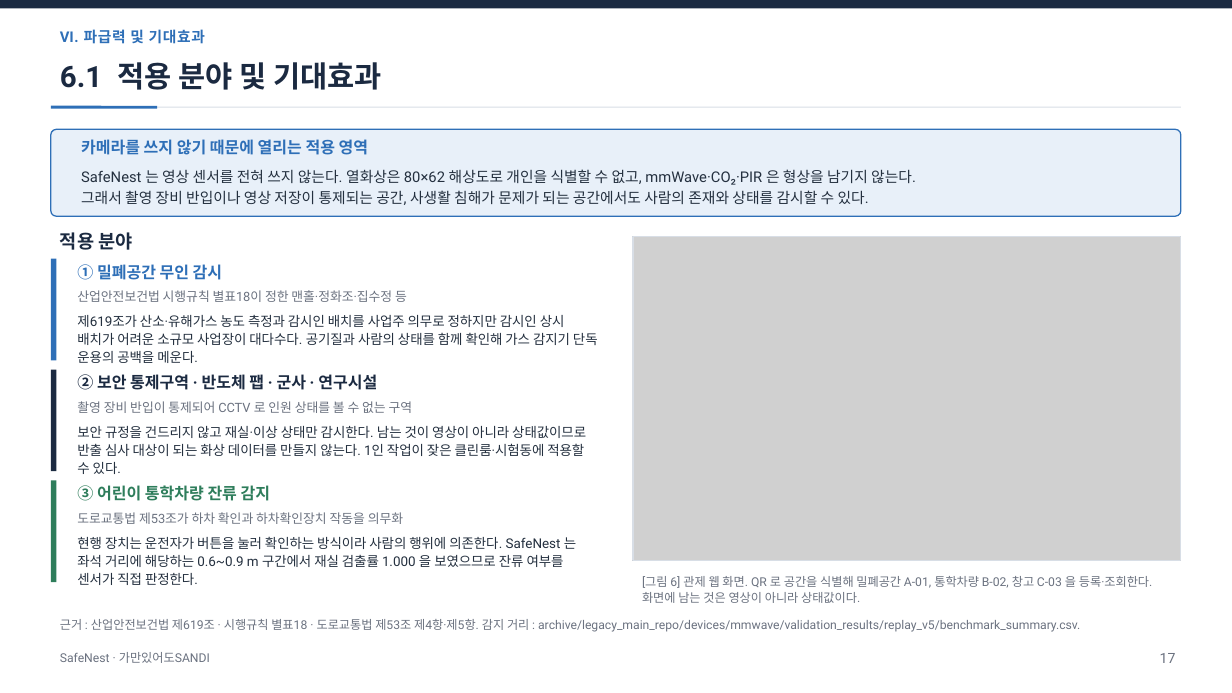
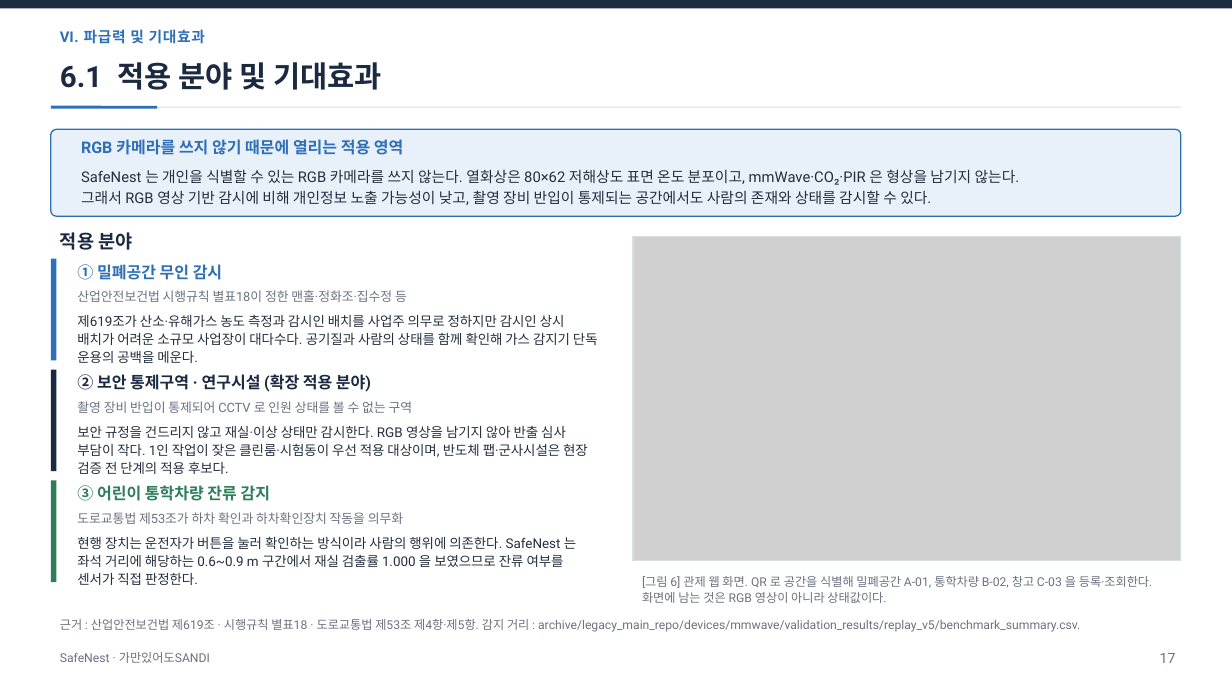
Before and after one commit to jinsu1011/safenest-embedded-competition, a slide deck: slide 18 of final-report/2026ESWContest_자유공모_가만있어도SANDI_개발완료보고서.pptx. Drawn at 1232x693 pixels with LibreOffice and Linux fonts; fonts in the diff are those of the drawing; grey boxes stand for pictures. Boxes give left, top, right and bottom in pixels: in the first picture for what was removed or moved away, otherwise in the second. Text is boxed around its words. In the diff, an @@ line names an element or a change of style, - is before the commit and + after.

```diff
--- a/final-report/2026ESWContest_자유공모_가만있어도SANDI_개발완료보고서.pptx
+++ b/final-report/2026ESWContest_자유공모_가만있어도SANDI_개발완료보고서.pptx
@@ text at <box>81,139,403,155</box>: text changed @@
-카메라를 쓰지 않기 때문에 열리는 적용 영역
+RGB 카메라를 쓰지 않기 때문에 열리는 적용 영역
@@ text at <box>81,169,1020,205</box>: text changed @@
-SafeNest 는 영상 센서를 전혀 쓰지 않는다. 열화상은 80×62 해상도로 개인을 식별할 수 없고, mmWave·CO₂·PIR 은 형상을 남기지 않는다.
-그래서 촬영 장비 반입이나 영상 저장이 통제되는 공간, 사생활 침해가 문제가 되는 공간에서도 사람의 존재와 상태를 감시할 수 있다.
+SafeNest 는 개인을 식별할 수 있는 RGB 카메라를 쓰지 않는다. 열화상은 80×62 저해상도 표면 온도 분포이고, mmWave·CO₂·PIR 은 형상을 남기지 않는다.
+그래서 RGB 영상 기반 감시에 비해 개인정보 노출 가능성이 낮고, 촬영 장비 반입이 통제되는 공간에서도 사람의 존재와 상태를 감시할 수 있다.
@@ text at <box>77,374,371,392</box>: text changed @@
-② 보안 통제구역 · 반도체 팹 · 군사 · 연구시설
+② 보안 통제구역 · 연구시설 (확장 적용 분야)
@@ text at <box>77,426,588,474</box>: text changed @@
-보안 규정을 건드리지 않고 재실·이상 상태만 감시한다. 남는 것이 영상이 아니라 상태값이므로 반출 심사 대상이 되는 화상 데이터를 만들지 않는다. 1인 작업이 잦은 클린룸·시험동에 적용할 수 있다.
+보안 규정을 건드리지 않고 재실·이상 상태만 감시한다. RGB 영상을 남기지 않아 반출 심사 부담이 작다. 1인 작업이 잦은 클린룸·시험동이 우선 적용 대상이며, 반도체 팹·군사시설은 현장 검증 전 단계의 적용 후보다.
@@ text at <box>642,576,1153,603</box>: text changed @@
-[그림 6] 관제 웹 화면. QR 로 공간을 식별해 밀폐공간 A-01, 통학차량 B-02, 창고 C-03 을 등록·조회한다. 화면에 남는 것은 영상이 아니라 상태값이다.
+[그림 6] 관제 웹 화면. QR 로 공간을 식별해 밀폐공간 A-01, 통학차량 B-02, 창고 C-03 을 등록·조회한다. 화면에 남는 것은 RGB 영상이 아니라 상태값이다.
```
Also in this commit, not shown: 8 other slides changed, 12 other files.
